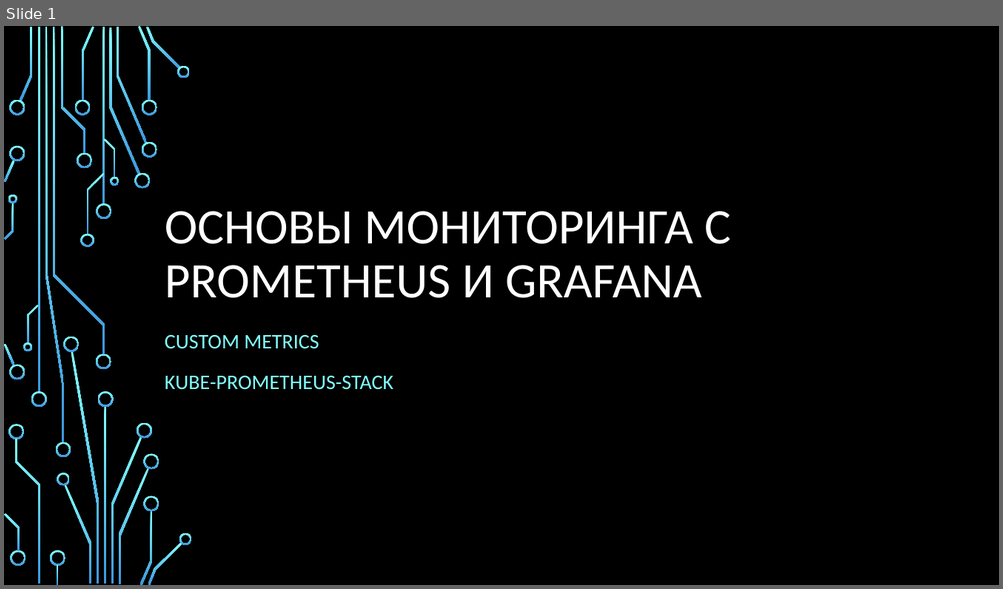
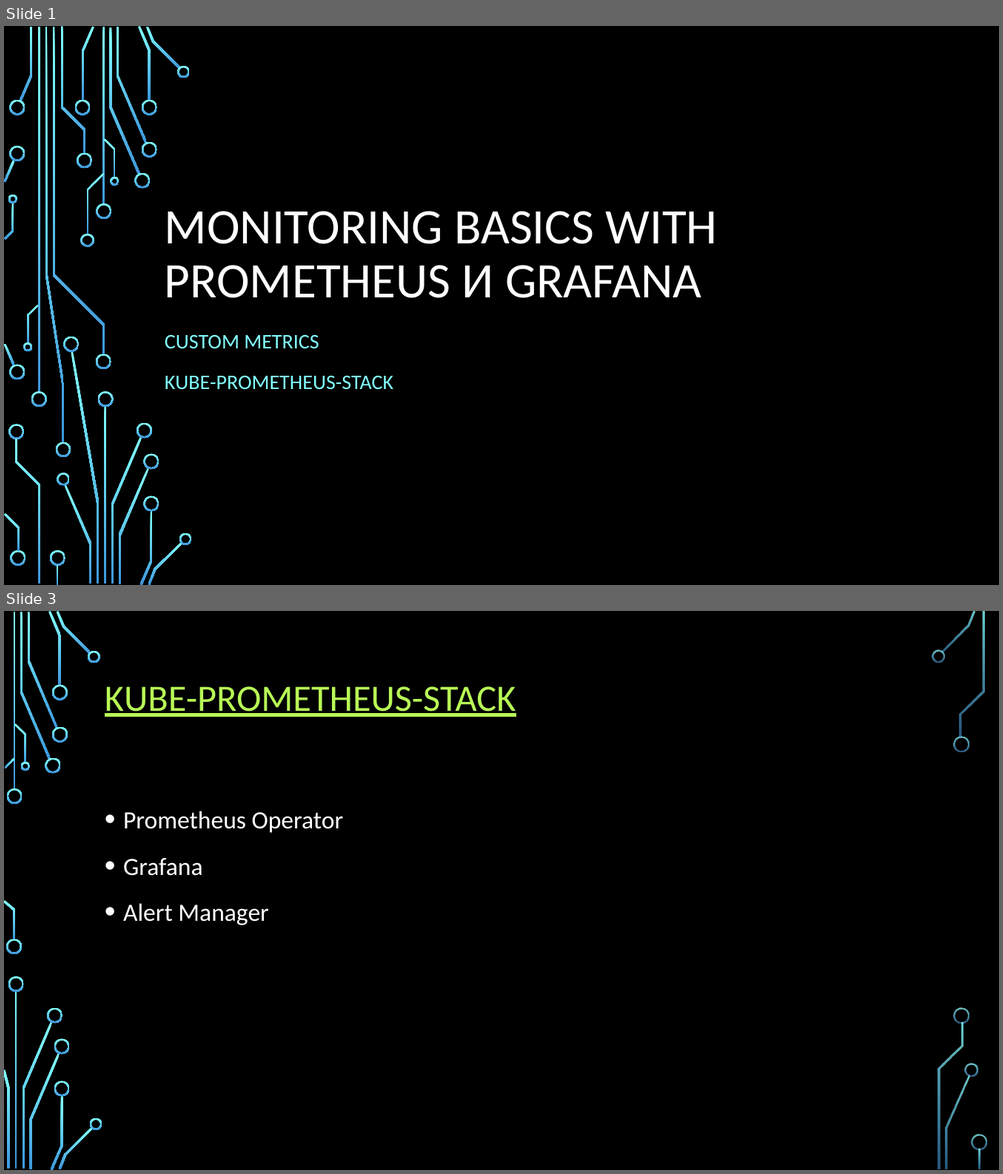
Before and after one commit to ybaryshnikova/monitoring-meetup, a slide deck: Intro slide.pptx. Shown one above the other, each under a label of ours: slide 1 before the commit, slides 1 and 3 after it; the slides between them are not shown. The pictures are 1003x589 and 1003x1174 pixels, drawn with LibreOffice and Linux fonts; fonts in the diff are those of the drawing; background and template pictures are left out. Boxes give left, top, right and bottom in pixels: in the first picture for what was removed or moved away, otherwise in the second. Text is boxed around its words. In the diff, an @@ line names an element or a change of style, - is before the commit and + after.

```diff
--- a/Intro slide.pptx
+++ b/Intro slide.pptx
@@ slide 3 added at bbox=[4, 611, 999, 1170], background picture (left out) @@
@@ title added at bbox=[105, 686, 516, 717], 36 pt, text #B8FA56, underline @@
+KUBE-PROMETHEUS-STACK
@@ text added at bbox=[123, 811, 344, 925], 24 pt, text #FFFFFF @@
+• Prometheus Operator
+• Grafana
+• Alert Manager
@@ group added at bbox=[4, 611, 987, 1170]: 33 freeform shapes, 3 rectangles @@
@@ slide 1 changed as well @@
@@ title at bbox=[165, 211, 717, 298]: text changed @@
-ОСНОВЫ МОНИТОРИНГА С PROMETHEUS И GRAFANA
+MONITORING BASICS WITH PROMETHEUS И GRAFANA
```
Also in this commit, not shown: 2 other slides added, 3 other files.
